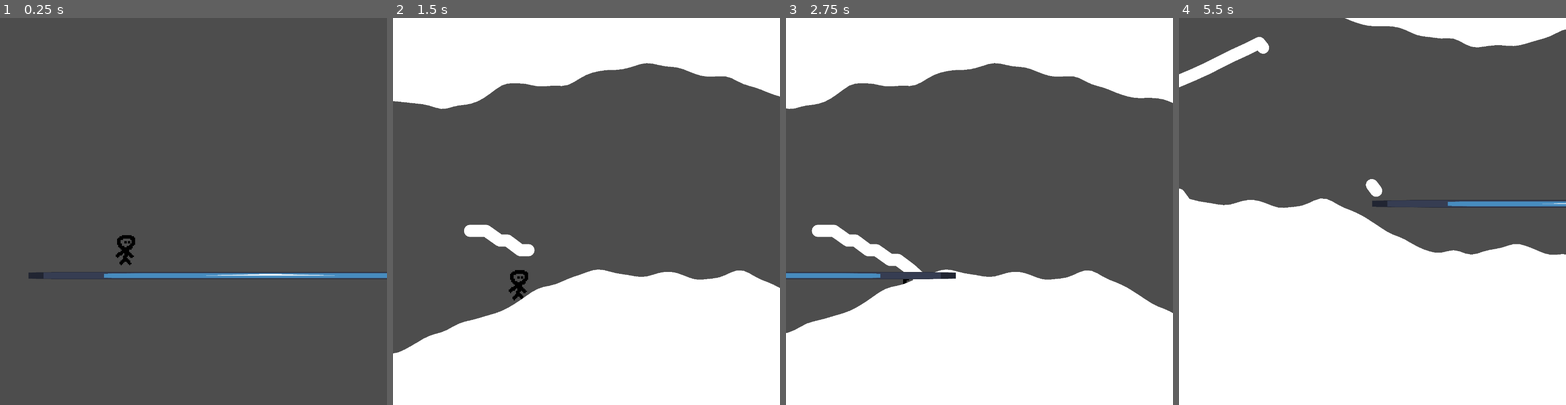
Above: before the commit, frames 1-4 (left to right).
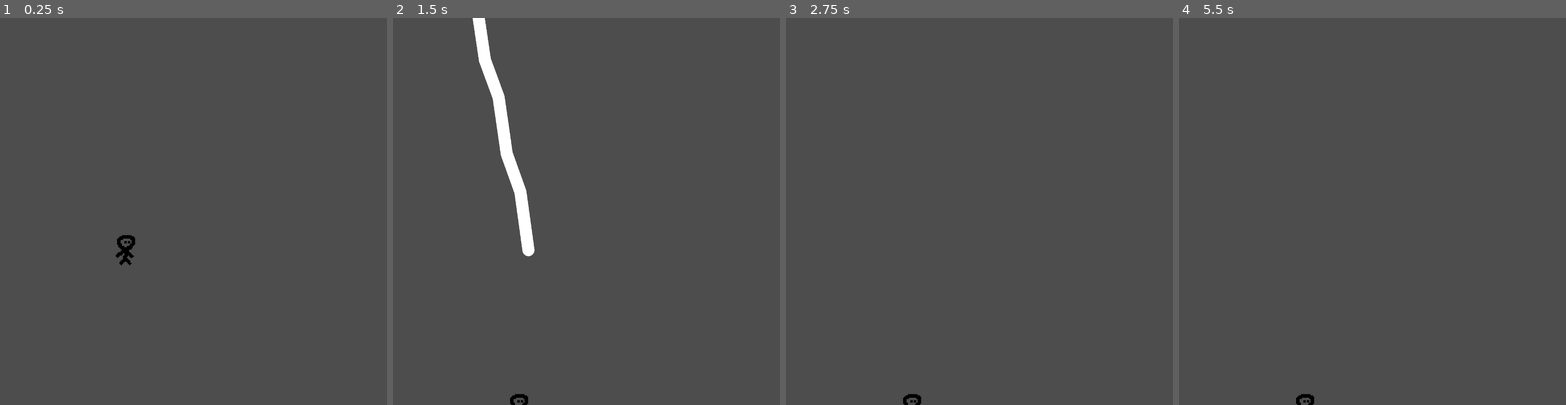
Above: after the commit, the same moments.

Repository: tanmayrajk/kinda-like-linerider-ig
Game: Godot game, scene res://scenes/main.tscn
The game is run twice, just before and just after one commit, with the same random seed, the same clock (stepped at 60 frames per second) and the same inputs. The engine's default icon, where the game draws it, is replaced by a stand-in: a white triangle on a blue panel in a dark square.
Inputs (mouse positions are in pixels of both pictures, inside the frame that each line leads up to):
- Up to frame 1 (0.25 s): no input
- Up to frame 2 (1.5 s): tap Enter at 0.5 s; move the mouse to (671, 192) at 0.52 s; hold D (move_right) 0.53-1.25 s; tap Alt at 0.6 s; click (671, 192) at 0.67 s; tap Space (jump) at 0.77 s; drag from (509, 230) to (567, 288) at 1.27 s
- Up to frame 3 (2.75 s): move the mouse to (1018, 126) at 2.02 s; hold A (move_left) from 2.03 s (still down); tap Alt at 2.1 s
- Up to frame 4 (5.5 s): release A (move_left) at 2.75 s; drag from (1353, 288) to (1256, 153) at 2.77 s; move the mouse to (1488, 269) at 3.52 s; hold D (move_right) 3.53-4.25 s; tap Alt at 3.6, 5.1 s; tap Space (jump) at 3.77 s; drag from (1256, 153) to (1314, 114) at 4.27 s; move the mouse to (1391, 211) at 5.02 s; hold D (move_right) from 5.03 s (still down); click (1391, 211) at 5.17 s

The runs differ from the first frame. In frame 1, 1.3% of the frame differs, in the area x 7-100%, y 65-68%; in frame 2, 47%; in frame 3, 48%; in frame 4, 51%, in the area x 0-100%, y 0-100%.

Commit message:
player can die now!

Diff:
--- a/scenes/main.tscn
+++ b/scenes/main.tscn
@@ -1,7 +1,6 @@
 [gd_scene format=3 uid="uid://uey54unyj4jv"]
 
 [ext_resource type="PackedScene" uid="uid://dch1v4m2u2sd6" path="res://scenes/player.tscn" id="2_0wfyh"]
-[ext_resource type="Texture2D" uid="uid://cairll5r8ant4" path="res://icon.svg" id="3_sugp2"]
 [ext_resource type="Script" uid="uid://d2gllhgjhfrom" path="res://scripts/wall_spawner.gd" id="4_sfrgt"]
 
 [sub_resource type="GDScript" id="GDScript_jyhfs"]
@@ -25,6 +24,7 @@
 				current_line.joint_mode = Line2D.LINE_JOINT_ROUND
 
 				var body := StaticBody2D.new()
+				body.collision_layer = 2
 				#body.sync_to_physics = true
 				current_line.add_child(body)
 
@@ -62,9 +62,6 @@
 	current_line.get_child(0).add_child(collision)
 "
 
-[sub_resource type="RectangleShape2D" id="RectangleShape2D_35tmg"]
-size = Vector2(371.27927, 10.868862)
-
 [node name="main" type="Node2D" unique_id=1209180813]
 
 [node name="player" parent="." unique_id=534280259 instance=ExtResource("2_0wfyh")]
@@ -97,18 +94,3 @@
 
 [node name="tom_wall" type="Node2D" parent="wall_spawner/anchors" unique_id=717561793]
 position = Vector2(0, 80)
-
-[node name="StaticBody2D" type="StaticBody2D" parent="." unique_id=1053043733]
-position = Vector2(198, 213)
-constant_linear_velocity = Vector2(600, 0)
-
-[node name="Sprite2D" type="Sprite2D" parent="StaticBody2D" unique_id=1565586662]
-scale = Vector2(3.126538, 0.0476486)
-texture = ExtResource("3_sugp2")
-metadata/_edit_lock_ = true
-
-[node name="CollisionShape2D" type="CollisionShape2D" parent="StaticBody2D" unique_id=554100324]
-position = Vector2(-0.36286354, 0)
-scale = Vector2(1.0739241, -0.36802378)
-shape = SubResource("RectangleShape2D_35tmg")
-metadata/_edit_lock_ = true
--- a/scenes/player.tscn
+++ b/scenes/player.tscn
@@ -30,6 +30,7 @@
 }]
 
 [node name="player" type="CharacterBody2D" unique_id=534280259]
+collision_mask = 6
 script = ExtResource("1_g2els")
 
 [node name="CollisionShape2D" type="CollisionShape2D" parent="." unique_id=1245080201]
--- a/scripts/player.gd
+++ b/scripts/player.gd
@@ -34,3 +34,11 @@
 	sprite.play("idle")
 
 	move_and_slide()
+
+	for i in get_slide_collision_count():
+		var collision := get_slide_collision(i)
+		var collider := collision.get_collider()
+
+		if collider is StaticBody2D and collider.collision_layer == 3:
+			print("GAME OVER!")
+			get_tree().call_deferred("change_scene_to_file", "res://scenes/menu.tscn")
--- a/scripts/wall_spawner.gd
+++ b/scripts/wall_spawner.gd
@@ -40,6 +40,7 @@
 	var tom_poly = Polygon2D.new()
 	tom_poly.polygon = tom_points
 	var tom_body := StaticBody2D.new()
+	tom_body.collision_layer = 3
 	var tom_collision := CollisionPolygon2D.new()
 	tom_collision.polygon = tom_points
 	tom_body.add_child(tom_collision)
@@ -50,6 +51,7 @@
 	var top_poly = Polygon2D.new()
 	top_poly.polygon = top_points
 	var top_body := StaticBody2D.new()
+	top_body.collision_layer = 3
 	var top_collision := CollisionPolygon2D.new()
 	top_collision.polygon = top_points
 	top_body.add_child(top_collision)
